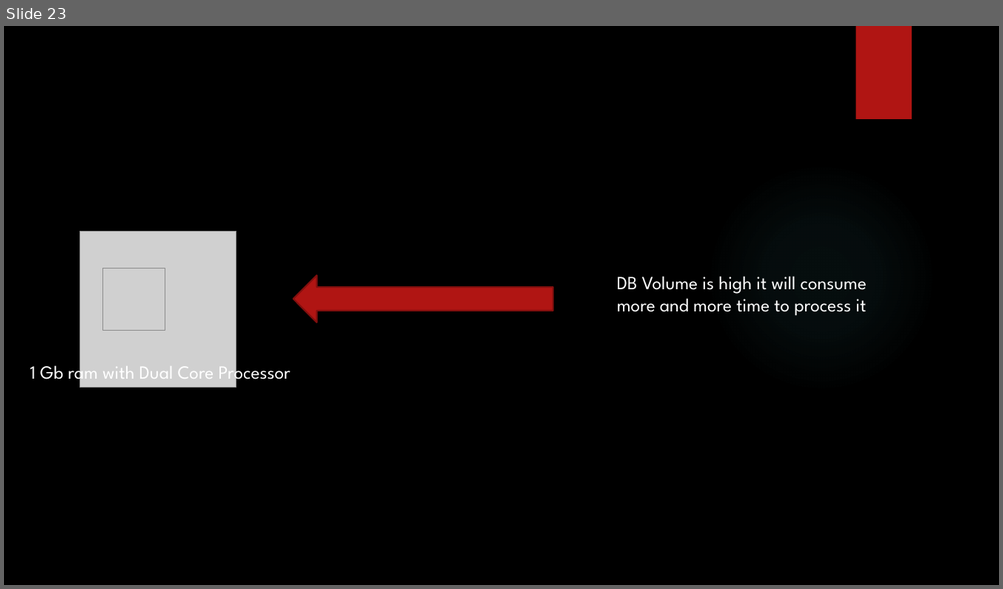
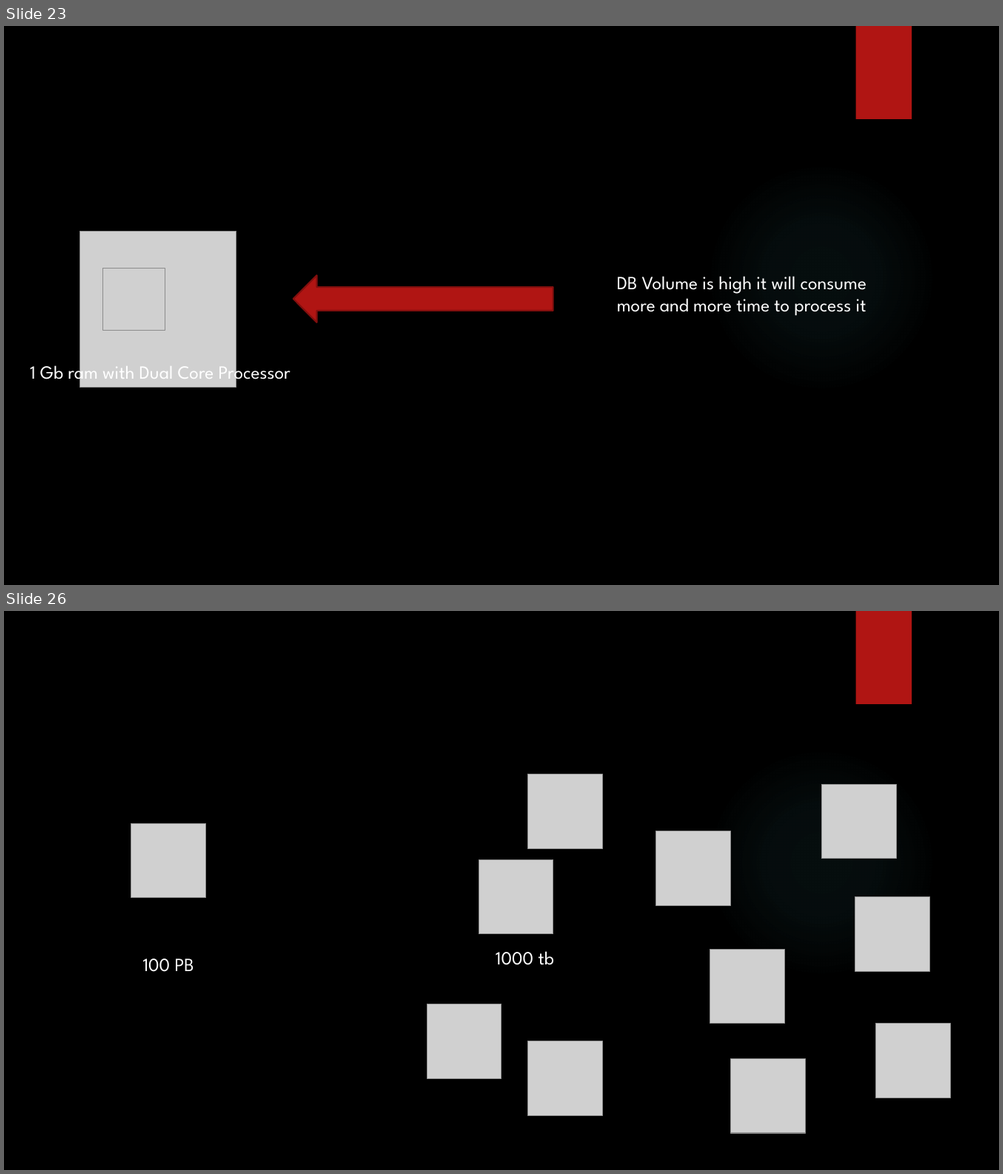
Before and after one commit to karthick1808/hadoopfundamentals, a slide deck: New Microsoft PowerPoint Presentation.pptx. Shown one above the other, each under a label of ours: slide 23 before the commit, slides 23 and 26 after it; the slides between them are not shown. The pictures are 1003x589 and 1003x1174 pixels, drawn with LibreOffice and Linux fonts; fonts in the diff are those of the drawing; grey boxes stand for pictures; background and template pictures are left out. Boxes give left, top, right and bottom in pixels: in the first picture for what was removed or moved away, otherwise in the second. Text is boxed around its words. In the diff, an @@ line names an element or a change of style, - is before the commit and + after.

```diff
--- a/New Microsoft PowerPoint Presentation.pptx
+++ b/New Microsoft PowerPoint Presentation.pptx
@@ slide 26 added at (x1=4, y1=611, x2=999, y2=1170), background picture (left out); not listed: 2 template elements that a slide beside it also shows @@
@@ picture added at (x1=528, y1=775, x2=603, y2=849) @@
@@ picture added at (x1=822, y1=784, x2=896, y2=859) @@
@@ picture added at (x1=131, y1=823, x2=206, y2=898) @@
@@ picture added at (x1=656, y1=831, x2=731, y2=906) @@
@@ picture added at (x1=478, y1=860, x2=553, y2=935) @@
@@ picture added at (x1=854, y1=897, x2=929, y2=972) @@
@@ text added at (x1=143, y1=959, x2=194, y2=972), 18 pt, text #FFFFFF @@
+100 PB
@@ text added at (x1=495, y1=951, x2=554, y2=965), 18 pt, text #FFFFFF @@
+1000 tb
@@ picture added at (x1=710, y1=950, x2=785, y2=1025) @@
@@ picture added at (x1=427, y1=1004, x2=502, y2=1079) @@
@@ picture added at (x1=876, y1=1025, x2=950, y2=1099) @@
@@ picture added at (x1=528, y1=1042, x2=603, y2=1116) @@
@@ picture added at (x1=731, y1=1059, x2=805, y2=1133) @@
```
Also in this commit, not shown: 1 slide changed, 6 other slides added.
